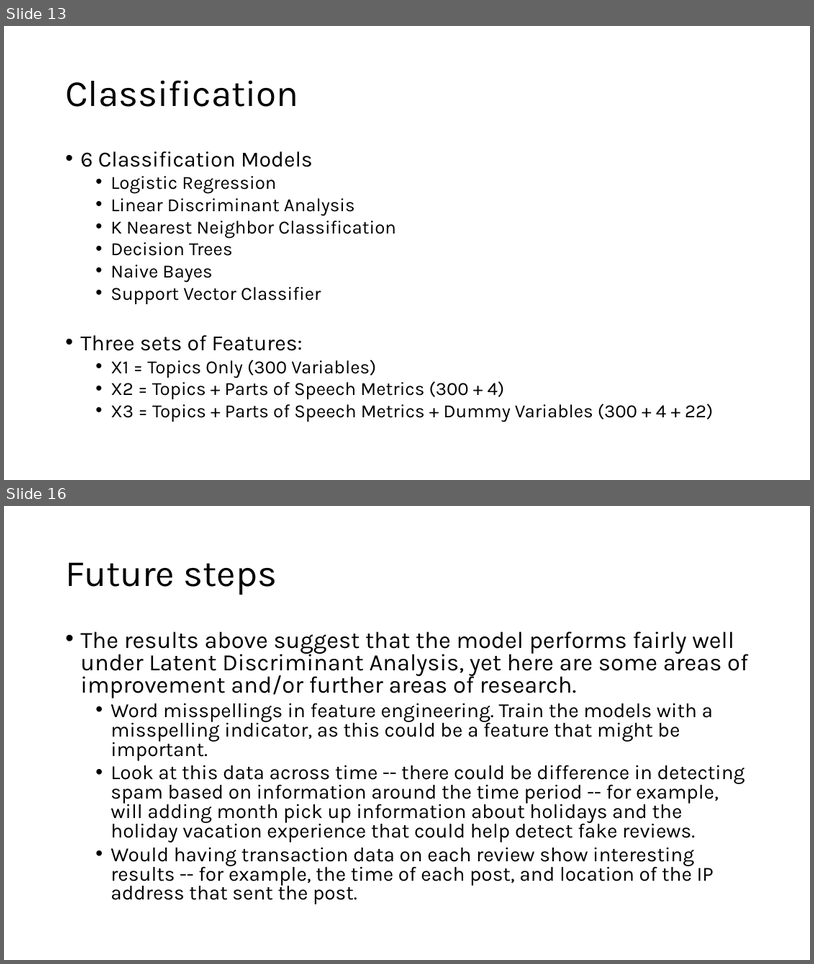
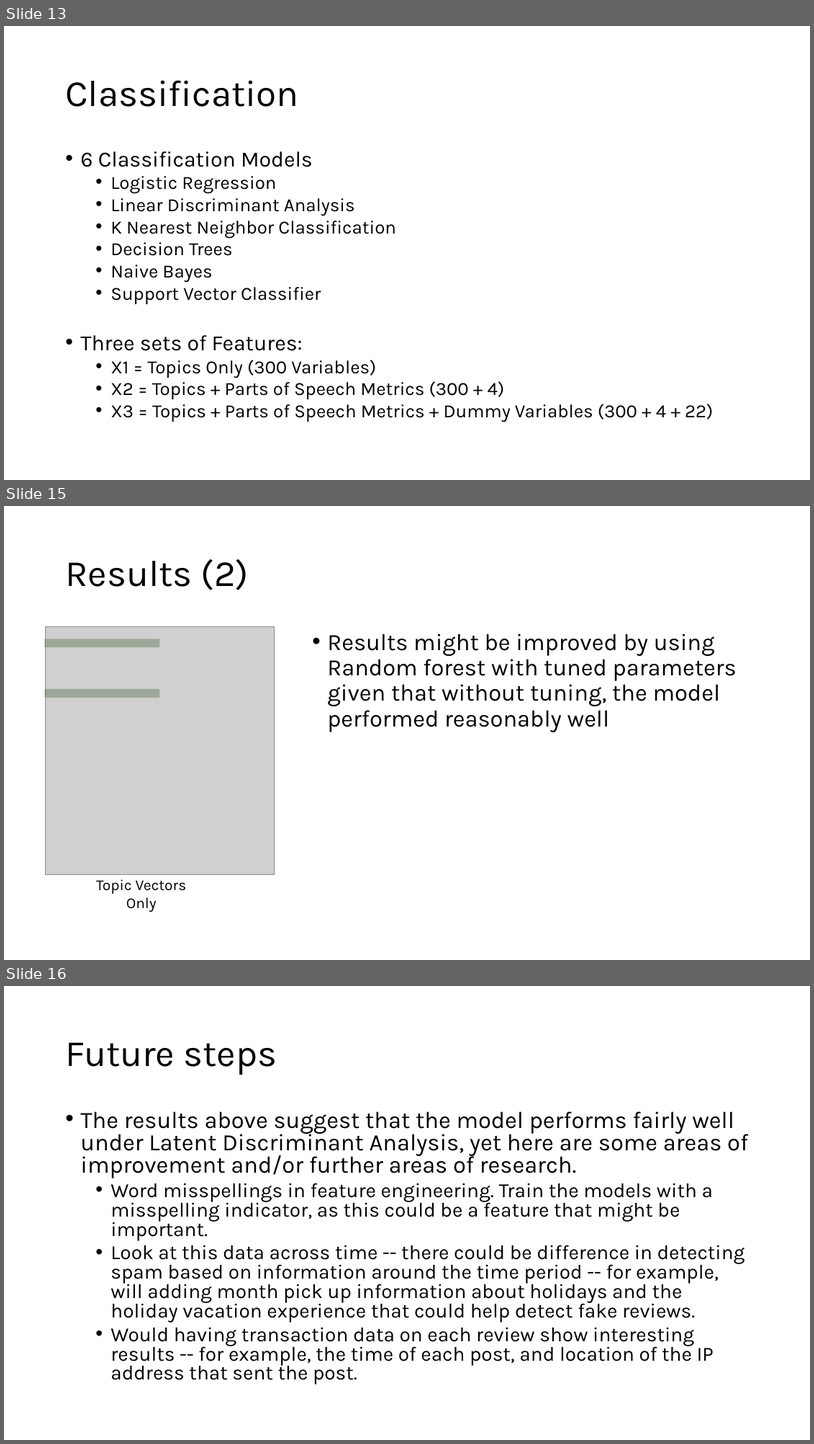
Before and after one commit to chrisgian/Capstone2-NLP-Hotel-Reviews, a slide deck: NLP 2 - Hotel Reviews Deliverable.pptx. Shown one above the other, each under a label of ours: slides 13 and 16 before the commit, slides 13, 15 and 16 after it; the slides between them are not shown. The pictures are 814x964 and 814x1444 pixels, drawn with LibreOffice and Linux fonts; fonts in the diff are those of the drawing; grey boxes stand for pictures. Boxes give left, top, right and bottom in pixels: in the first picture for what was removed or moved away, otherwise in the second. Text is boxed around its words. In the diff, an @@ line names an element or a change of style, - is before the commit and + after.

Commit message:
Adjusted Model Comparison Parameter

```diff
--- a/NLP 2 - Hotel Reviews Deliverable.pptx
+++ b/NLP 2 - Hotel Reviews Deliverable.pptx
@@ slide 15 added at <box>4,506,810,960</box>, background #FFFFFF @@
@@ title added at <box>65,559,249,590</box>, 44 pt, text #000000 @@
+Results (2)
@@ picture added at <box>45,627,275,875</box> @@
@@ text added at <box>327,633,737,732</box>, 28 pt, text #000000 @@
+• Results might be improved by using Random forest with tuned parameters given that without tuning, the model performed reasonably well
@@ rectangle added at <box>44,638,160,647</box>, fill #385723 at 33% opacity @@
@@ rectangle added at <box>44,689,160,698</box>, fill #385723 at 33% opacity @@
@@ text added at <box>96,879,187,911</box>, 18 pt, text #000000 @@
+Topic Vectors Only
```
Also in this commit, not shown: 1 slide changed, 1 other slide added, 2 slides removed, 1 other file.
